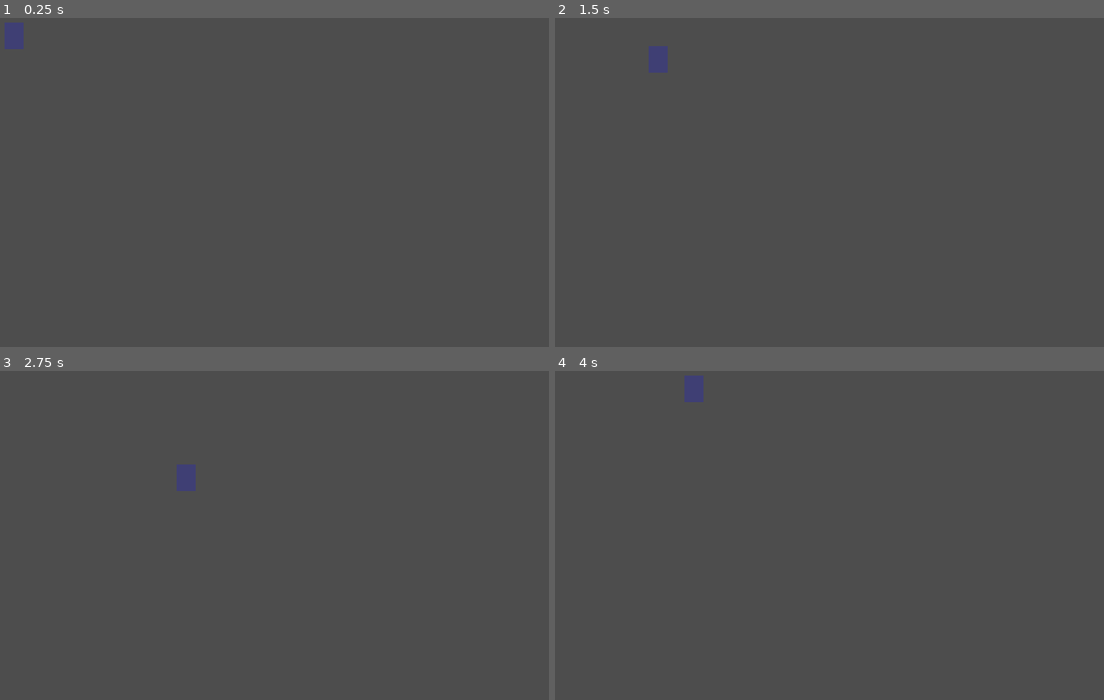
Above: before the commit, frames 1-4 (two rows, left to right).
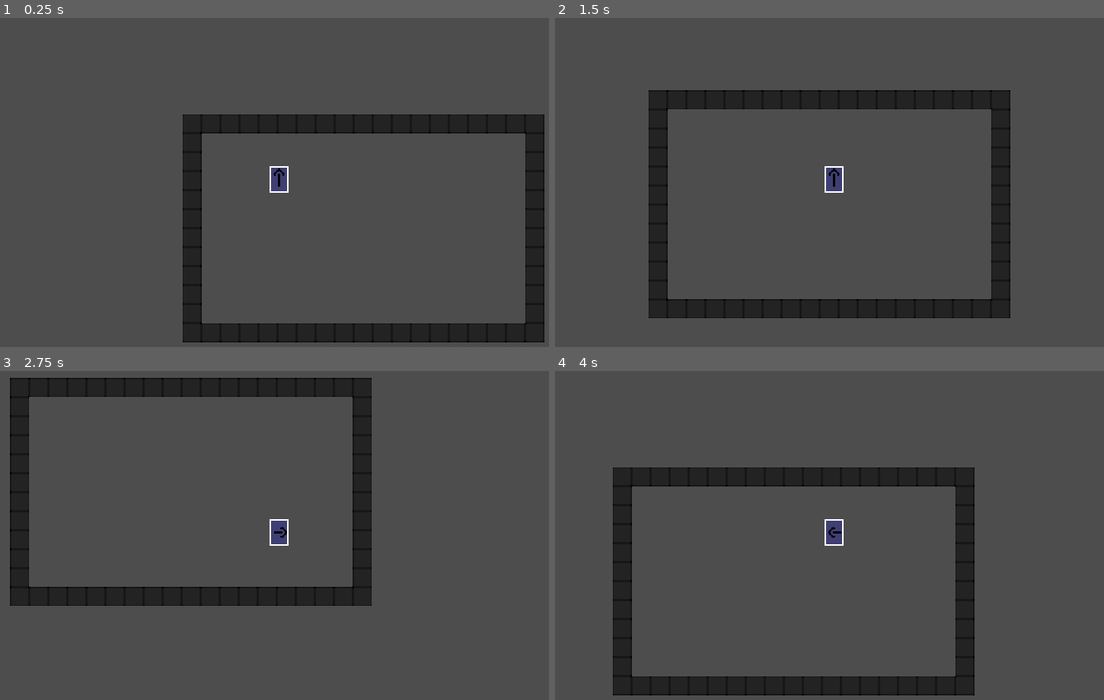
Above: after the commit, the same moments.

Repository: Boyquotes/Void-Ascender
Game: Godot game, scene res://level.tscn
Same seed, same stepped clock (60 frames per second), same inputs: the game is played once before the commit and once after it.
Inputs:
- Up to frame 1 (0.25 s): no input
- Up to frame 2 (1.5 s): tap Enter at 0.5 s; hold D (right) 0.53-1.28 s; hold S (down) from 1.28 s (still down)
- Up to frame 3 (2.75 s): release S (down) at 2.03 s; hold D (right) from 2.03 s (still down)
- Up to frame 4 (4 s): release D (right) at 2.78 s; hold W (up) 2.78-3.53 s; hold A (left) from 3.53 s (still down)

The runs differ from the first frame. In frame 1, 12% of the frame differs, in the area x 0-100%, y 1-99%; in frame 2, 12%; in frame 3, 12%; in frame 4, 12%.

Commit message:
stuff

Diff:
--- /dev/null
+++ b/Scenes/Objects/wall.tscn
@@ -0,0 +1,14 @@
+[gd_scene load_steps=3 format=3 uid="uid://e07s1pm1ap8a"]
+
+[ext_resource type="Texture2D" uid="uid://u4alp6mhj2i1" path="res://Assets/Objects/wall.png" id="1_4x866"]
+
+[sub_resource type="RectangleShape2D" id="RectangleShape2D_76yll"]
+size = Vector2(16, 16)
+
+[node name="Wall" type="StaticBody2D"]
+
+[node name="Sprite2D" type="Sprite2D" parent="."]
+texture = ExtResource("1_4x866")
+
+[node name="WallCollision" type="CollisionShape2D" parent="."]
+shape = SubResource("RectangleShape2D_76yll")
--- a/Scenes/Player/player.tscn
+++ b/Scenes/Player/player.tscn
@@ -1,10 +1,187 @@
-[gd_scene load_steps=3 format=3 uid="uid://cymg34u14wrvq"]
+[gd_scene load_steps=23 format=3 uid="uid://cymg34u14wrvq"]
 
 [ext_resource type="Script" path="res://Scripts/Player/player.gd" id="1_oj8q0"]
-[ext_resource type="Texture2D" uid="uid://dcu1yuuxw5g6k" path="res://Assets/placeholder.png" id="2_phdyc"]
+[ext_resource type="Texture2D" uid="uid://b2dgji3sm4pax" path="res://Assets/Player/player-animations.png" id="2_m23e7"]
+
+[sub_resource type="Animation" id="Animation_7s1sb"]
+resource_name = "IdleDown"
+length = 0.5
+loop_mode = 1
+tracks/0/type = "value"
+tracks/0/imported = false
+tracks/0/enabled = true
+tracks/0/path = NodePath("Sprite2D:frame")
+tracks/0/interp = 1
+tracks/0/loop_wrap = true
+tracks/0/keys = {
+"times": PackedFloat32Array(0, 0.1, 0.2, 0.3, 0.4),
+"transitions": PackedFloat32Array(1, 1, 1, 1, 1),
+"update": 1,
+"values": [0, 1, 2, 3, 4]
+}
+
+[sub_resource type="Animation" id="Animation_ci1wi"]
+resource_name = "IdleLeft"
+length = 0.5
+loop_mode = 1
+tracks/0/type = "value"
+tracks/0/imported = false
+tracks/0/enabled = true
+tracks/0/path = NodePath("Sprite2D:frame")
+tracks/0/interp = 1
+tracks/0/loop_wrap = true
+tracks/0/keys = {
+"times": PackedFloat32Array(0, 0.1, 0.2, 0.3, 0.4),
+"transitions": PackedFloat32Array(1, 1, 1, 1, 1),
+"update": 1,
+"values": [5, 6, 7, 8, 9]
+}
+
+[sub_resource type="Animation" id="Animation_dmen4"]
+resource_name = "IdleRight"
+length = 0.5
+loop_mode = 1
+tracks/0/type = "value"
+tracks/0/imported = false
+tracks/0/enabled = true
+tracks/0/path = NodePath("Sprite2D:frame")
+tracks/0/interp = 1
+tracks/0/loop_wrap = true
+tracks/0/keys = {
+"times": PackedFloat32Array(0, 0.1, 0.2, 0.3, 0.4),
+"transitions": PackedFloat32Array(1, 1, 1, 1, 1),
+"update": 1,
+"values": [15, 16, 17, 18, 19]
+}
+
+[sub_resource type="Animation" id="Animation_u2kfg"]
+resource_name = "IdleUp"
+length = 0.5
+loop_mode = 1
+tracks/0/type = "value"
+tracks/0/imported = false
+tracks/0/enabled = true
+tracks/0/path = NodePath("Sprite2D:frame")
+tracks/0/interp = 1
+tracks/0/loop_wrap = true
+tracks/0/keys = {
+"times": PackedFloat32Array(0, 0.1, 0.2, 0.3, 0.4),
+"transitions": PackedFloat32Array(1, 1, 1, 1, 1),
+"update": 1,
+"values": [10, 11, 12, 13, 14]
+}
+
+[sub_resource type="Animation" id="Animation_ewmo5"]
+length = 0.001
+tracks/0/type = "value"
+tracks/0/imported = false
+tracks/0/enabled = true
+tracks/0/path = NodePath("Sprite2D:frame")
+tracks/0/interp = 1
+tracks/0/loop_wrap = true
+tracks/0/keys = {
+"times": PackedFloat32Array(0),
+"transitions": PackedFloat32Array(1),
+"update": 1,
+"values": [0]
+}
+
+[sub_resource type="Animation" id="Animation_lrok3"]
+resource_name = "RunDown"
+loop_mode = 1
+
+[sub_resource type="Animation" id="Animation_oyx5f"]
+resource_name = "RunLeft"
+loop_mode = 1
+
+[sub_resource type="Animation" id="Animation_2sif3"]
+resource_name = "RunRight"
+loop_mode = 1
+
+[sub_resource type="Animation" id="Animation_bttys"]
+resource_name = "RunUp"
+loop_mode = 1
+
+[sub_resource type="AnimationLibrary" id="AnimationLibrary_2i05i"]
+_data = {
+"IdleDown": SubResource("Animation_7s1sb"),
+"IdleLeft": SubResource("Animation_ci1wi"),
+"IdleRight": SubResource("Animation_dmen4"),
+"IdleUp": SubResource("Animation_u2kfg"),
+"RESET": SubResource("Animation_ewmo5"),
+"RunDown": SubResource("Animation_lrok3"),
+"RunLeft": SubResource("Animation_oyx5f"),
+"RunRight": SubResource("Animation_2sif3"),
+"RunUp": SubResource("Animation_bttys")
+}
+
+[sub_resource type="RectangleShape2D" id="RectangleShape2D_r2ot7"]
+size = Vector2(16, 22)
+
+[sub_resource type="AnimationNodeAnimation" id="AnimationNodeAnimation_o1ll1"]
+animation = &"IdleUp"
+
+[sub_resource type="AnimationNodeAnimation" id="AnimationNodeAnimation_4t8hs"]
+animation = &"IdleLeft"
+
+[sub_resource type="AnimationNodeAnimation" id="AnimationNodeAnimation_cqruv"]
+animation = &"IdleUp"
+
+[sub_resource type="AnimationNodeAnimation" id="AnimationNodeAnimation_mftrw"]
+animation = &"IdleRight"
+
+[sub_resource type="AnimationNodeBlendSpace2D" id="AnimationNodeBlendSpace2D_jrqxj"]
+auto_triangles = false
+blend_point_0/node = SubResource("AnimationNodeAnimation_o1ll1")
+blend_point_0/pos = Vector2(0, -1)
+blend_point_1/node = SubResource("AnimationNodeAnimation_4t8hs")
+blend_point_1/pos = Vector2(-1, 0)
+blend_point_2/node = SubResource("AnimationNodeAnimation_cqruv")
+blend_point_2/pos = Vector2(0, 1)
+blend_point_3/node = SubResource("AnimationNodeAnimation_mftrw")
+blend_point_3/pos = Vector2(1, 0)
+triangles = PackedInt32Array(0, 1, 3, 1, 2, 3)
+
+[sub_resource type="AnimationNodeBlendSpace2D" id="AnimationNodeBlendSpace2D_bofm5"]
+
+[sub_resource type="AnimationNodeStateMachineTransition" id="AnimationNodeStateMachineTransition_gkyn3"]
+
+[sub_resource type="AnimationNodeStateMachine" id="AnimationNodeStateMachine_6ktc4"]
+states/End/position = Vector2(821, 126)
+states/Idle/node = SubResource("AnimationNodeBlendSpace2D_jrqxj")
+states/Idle/position = Vector2(309, 113)
+states/Run/node = SubResource("AnimationNodeBlendSpace2D_bofm5")
+states/Run/position = Vector2(635, 126)
+states/Start/position = Vector2(166, 113)
+transitions = ["Start", "Idle", SubResource("AnimationNodeStateMachineTransition_gkyn3")]
+
+[sub_resource type="AnimationNodeStateMachinePlayback" id="AnimationNodeStateMachinePlayback_nxfs8"]
 
 [node name="Player" type="CharacterBody2D"]
+collision_mask = 16
 script = ExtResource("1_oj8q0")
 
 [node name="Sprite2D" type="Sprite2D" parent="."]
-texture = ExtResource("2_phdyc")
+texture_filter = 1
+texture = ExtResource("2_m23e7")
+hframes = 5
+vframes = 12
+
+[node name="AnimationPlayer" type="AnimationPlayer" parent="."]
+libraries = {
+"": SubResource("AnimationLibrary_2i05i")
+}
+
+[node name="PlayerCollision" type="CollisionShape2D" parent="."]
+shape = SubResource("RectangleShape2D_r2ot7")
+
+[node name="Camera2D" type="Camera2D" parent="."]
+current = true
+rotation_smoothing_speed = 1.0
+
+[node name="AnimationTree" type="AnimationTree" parent="."]
+tree_root = SubResource("AnimationNodeStateMachine_6ktc4")
+anim_player = NodePath("../AnimationPlayer")
+parameters/playback = SubResource("AnimationNodeStateMachinePlayback_nxfs8")
+parameters/Idle/blend_position = Vector2(0, 0)
+parameters/Run/blend_position = Vector2(0, 0)
--- a/Scripts/Player/player.gd
+++ b/Scripts/Player/player.gd
@@ -1,18 +1,54 @@
 extends CharacterBody2D
 
-const SPEED = 100.0
+@onready var animation_player = $AnimationPlayer;
+@onready var animation_tree = $AnimationTree;
+
+const SPEED = 6000;
+const FRICTION = 500;
+
+enum {
+	IDLE,
+	RUNNING,
+	ATTACKING,
+}
+
+var current_state = IDLE;
+
+func _ready():
+	pass
 
 func _physics_process(delta):
+
 	# Get the input direction and handle the movement/deceleration.
 	# As good practice, you should replace UI actions with custom gameplay actions.
-	var x_input = Input.get_axis("left", "right");
-	var y_input = Input.get_axis("up", "down");
+	var input_direction = Vector2(Input.get_axis("left", "right"), Input.get_axis("up", "down")).normalized();
 
-	velocity.x = x_input * SPEED;
-	velocity.y = y_input * SPEED;
+	if input_direction != Vector2.ZERO:
+		velocity = input_direction * SPEED * delta;
+		animation_tree.set("parameters/Idle/blend_position", input_direction);
+		animation_tree.set("parameters/Run/blend_position", input_direction);
 
-	if x_input == 0 and y_input == 0:
-		velocity.x = move_toward(velocity.x, 0, SPEED);
-		velocity.y = move_toward(velocity.x, 0, SPEED);
+	else:
+		velocity = velocity.move_toward(Vector2.ZERO, FRICTION * delta);
+
+	if velocity == Vector2.ZERO and current_state != ATTACKING:
+		current_state = IDLE;
+
+	match current_state:
+		IDLE:
+			idle();
+		RUNNING:
+			running();
+		ATTACKING:
+			attacking();
 
 	move_and_slide();
+
+func idle():
+	animation_tree.get("parameters/playback").travel("Idle");
+
+func running():
+	pass
+
+func attacking():
+	pass
--- /dev/null
+++ b/Scripts/lol.gd
@@ -0,0 +1,9 @@
+# Unity mid
+# Unity mid
+# Unity mid
+# Unity mid
+# Unity mid
+# Unity mid
+# Unity mid
+# Unity mid
+# Unity mid
--- a/level.tscn
+++ b/level.tscn
@@ -1,8 +1,30 @@
-[gd_scene load_steps=2 format=3 uid="uid://cotqdefsjf0na"]
+[gd_scene load_steps=6 format=3 uid="uid://cotqdefsjf0na"]
 
 [ext_resource type="PackedScene" uid="uid://cymg34u14wrvq" path="res://Scenes/Player/player.tscn" id="1_qmi45"]
+[ext_resource type="PackedScene" uid="uid://e07s1pm1ap8a" path="res://Scenes/Objects/wall.tscn" id="2_xw3ha"]
+[ext_resource type="Texture2D" uid="uid://u4alp6mhj2i1" path="res://Assets/Objects/wall.png" id="3_ofs6p"]
+
+[sub_resource type="TileSetAtlasSource" id="TileSetAtlasSource_86kn3"]
+texture = ExtResource("3_ofs6p")
+0:0/0 = 0
+0:0/0/physics_layer_0/linear_velocity = Vector2(0, 0)
+0:0/0/physics_layer_0/angular_velocity = 0.0
+0:0/0/physics_layer_0/polygon_0/points = PackedVector2Array(-8, -8, 8, -8, 8, 8, -8, 8)
+
+[sub_resource type="TileSet" id="TileSet_n3jgd"]
+physics_layer_0/collision_layer = 16
+sources/0 = SubResource("TileSetAtlasSource_86kn3")
 
 [node name="Level" type="Node2D"]
 
 [node name="Player" parent="." instance=ExtResource("1_qmi45")]
 position = Vector2(33, 23)
+
+[node name="Wall" parent="." instance=ExtResource("2_xw3ha")]
+visible = false
+position = Vector2(72, 40)
+
+[node name="TileMap" type="TileMap" parent="."]
+tile_set = SubResource("TileSet_n3jgd")
+format = 2
+layer_0/tile_data = PackedInt32Array(-65538, 0, 0, -65537, 0, 0, -131072, 0, 0, -131071, 0, 0, -131070, 0, 0, -131069, 0, 0, -131068, 0, 0, -131067, 0, 0, -131066, 0, 0, -131065, 0, 0, -131064, 0, 0, -131063, 0, 0, -131062, 0, 0, -131061, 0, 0, -131060, 0, 0, -131059, 0, 0, -131058, 0, 0, -131057, 0, 0, -65521, 0, 0, 15, 0, 0, 65551, 0, 0, 131087, 0, 0, 196623, 0, 0, 262159, 0, 0, 327695, 0, 0, 393231, 0, 0, 458767, 0, 0, 524303, 0, 0, 589839, 0, 0, 589838, 0, 0, 589837, 0, 0, 589836, 0, 0, 589835, 0, 0, 589834, 0, 0, 589833, 0, 0, 589832, 0, 0, 589831, 0, 0, 589830, 0, 0, 589829, 0, 0, 589828, 0, 0, 589827, 0, 0, 589826, 0, 0, 589825, 0, 0, 589824, 0, 0, 655359, 0, 0, 655358, 0, 0, 655357, 0, 0, 589821, 0, 0, 524285, 0, 0, 458749, 0, 0, 393213, 0, 0, 327677, 0, 0, 262141, 0, 0, 196605, 0, 0, 131069, 0, 0, 65533, 0, 0, -3, 0, 0, -65539, 0, 0)
--- a/project.godot
+++ b/project.godot
@@ -46,3 +46,14 @@
 "events": [Object(InputEventKey,"resource_local_to_scene":false,"resource_name":"","device":-1,"window_id":0,"alt_pressed":false,"shift_pressed":false,"ctrl_pressed":false,"meta_pressed":false,"pressed":false,"keycode":0,"physical_keycode":68,"unicode":100,"echo":false,"script":null)
 ]
 }
+
+[layer_names]
+
+2d_physics/layer_1="PlayerCollision"
+2d_physics/layer_2="PlayerHurtbox"
+2d_physics/layer_3="PlayerHitbox"
+2d_physics/layer_5="WallCollision"
+
+[rendering]
+
+textures/canvas_textures/default_texture_filter=0
Binary file added: Assets/Objects/wall.png
Not shown, added: Assets/Objects/wall.png.import
Binary file added: Assets/Player/idle_down.png
Not shown, added: Assets/Player/idle_down.png.import
Binary file added: Assets/Player/idle_left.png
Not shown, added: Assets/Player/idle_left.png.import
Binary file added: Assets/Player/idle_right.png
Not shown, added: Assets/Player/idle_right.png.import
Binary file added: Assets/Player/idle_up.png
Not shown, added: Assets/Player/idle_up.png.import
Not shown, added: Assets/Player/placeholder.png.import
Binary file added: Assets/Player/player-animations.png
(and 10 more such lines)
